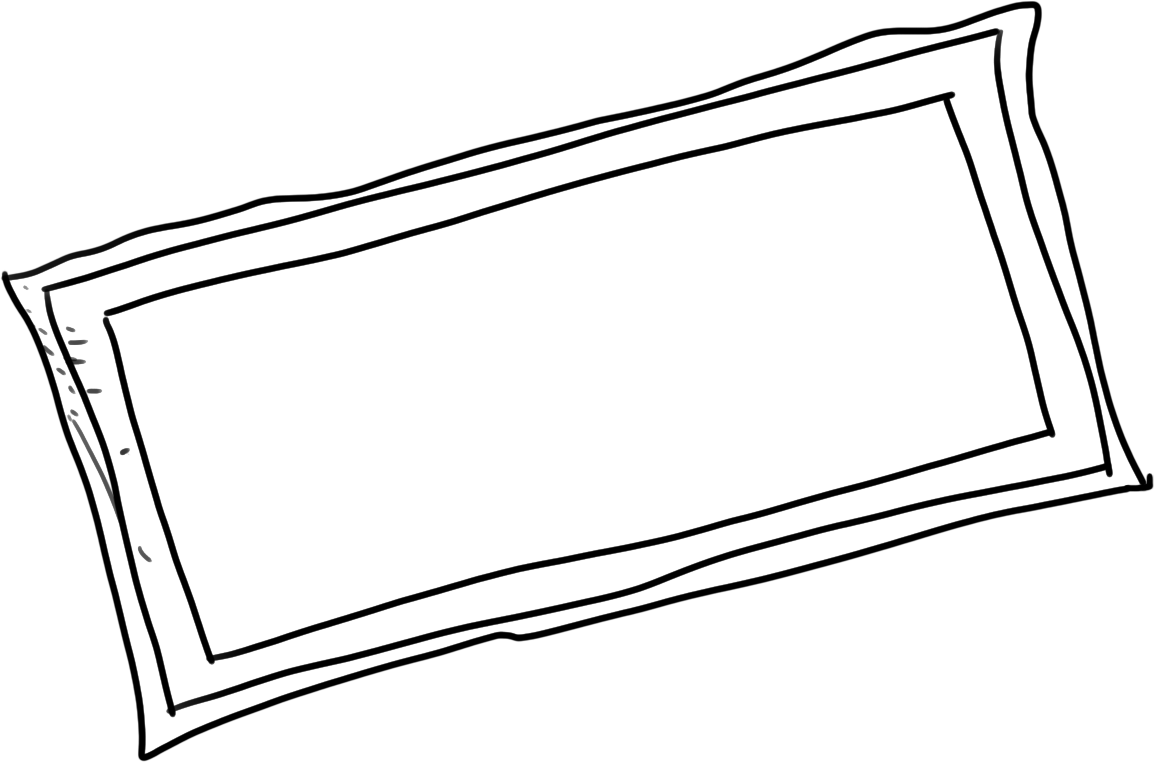
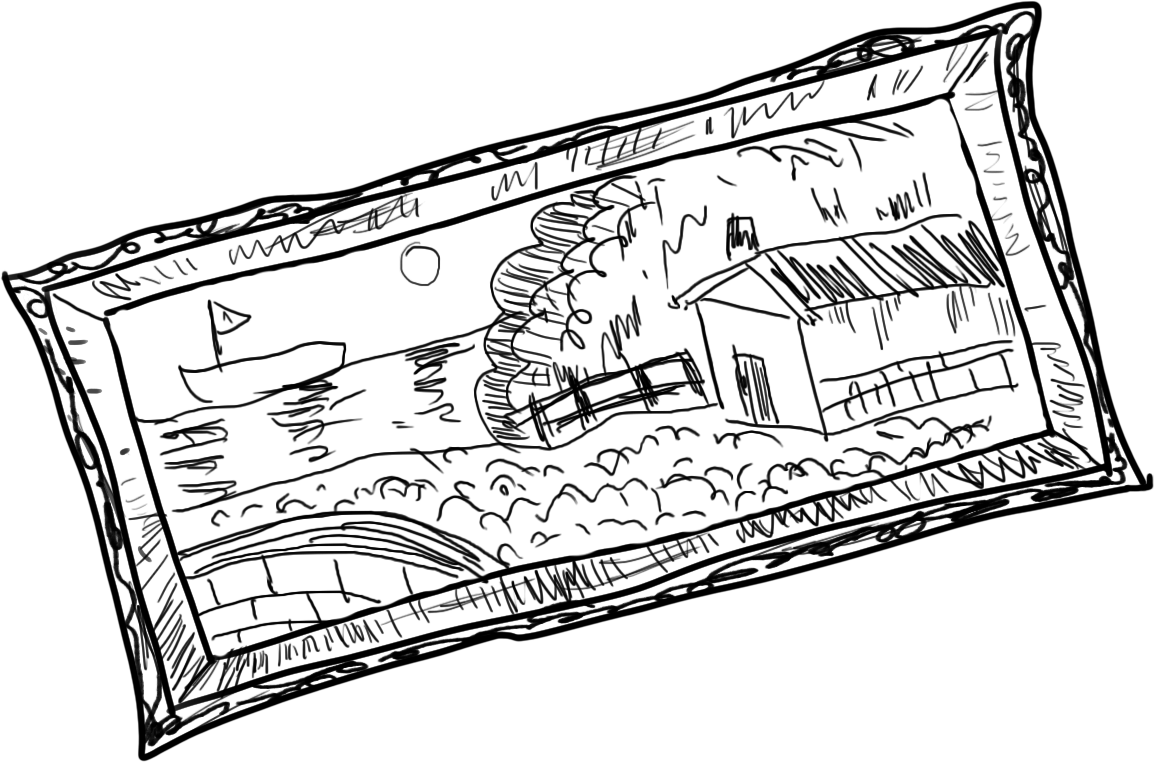
Layer changes from the first 1154×762 image to the second:
added group "斜的画" with 4 layers over left=11, top=10, right=1128, bottom=747
added layer "Layer 11" in group "斜的画" over left=134, top=119, right=1020, bottom=644
added layer "Layer 15" in group "斜的画" over left=11, top=10, right=1128, bottom=747
moved "斜的画勾线" into group "斜的画", painted on it over left=11, top=10, right=1128, bottom=747
added layer "Rectangle 2" in group "斜的画" over left=68, top=76, right=1071, bottom=693
